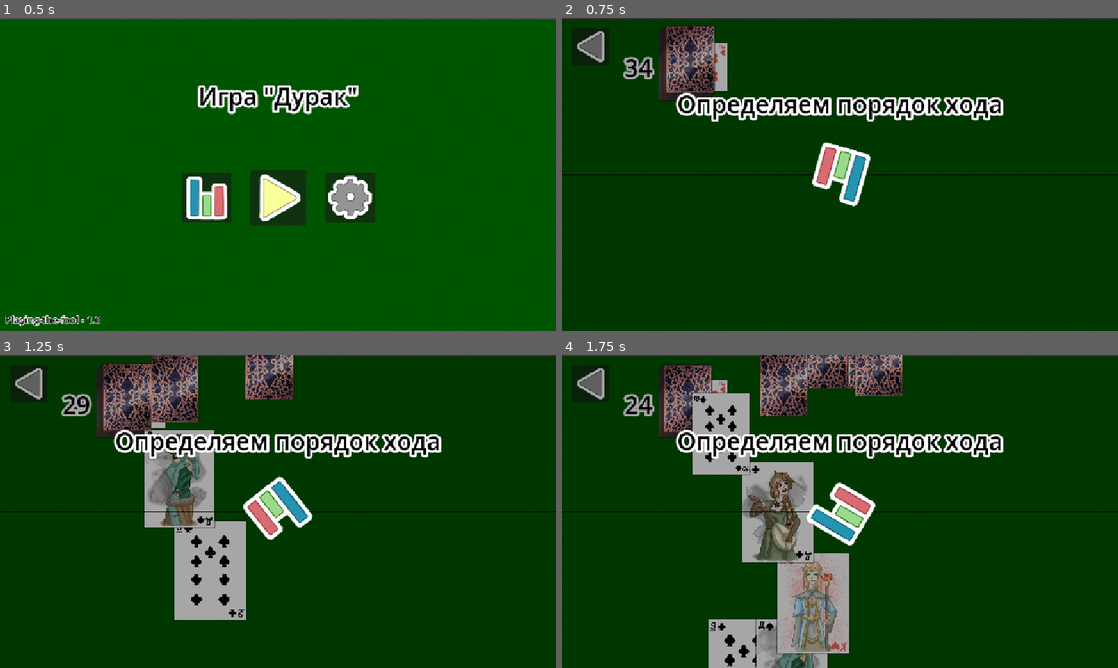
Above: before the commit, frames 1-4 (two rows, left to right).
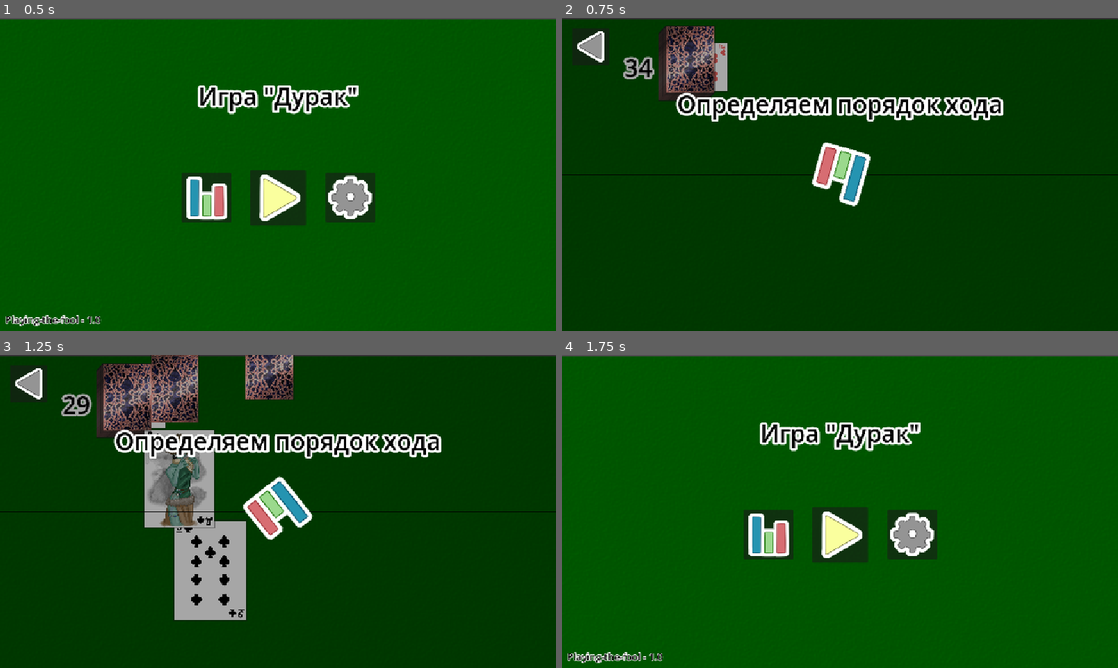
Above: after the commit, the same moments.

Repository: Yulya-S/Playing-the-fool
Game: Godot game, scene res://scenes/main.tscn
Same seed, same stepped clock (60 frames per second), same inputs: the game is played once before the commit and once after it.
Inputs (mouse positions are in pixels of both pictures, inside the frame that each line leads up to):
- Up to frame 1 (0.5 s): no input
- Up to frame 2 (0.75 s): click (840, 196) at 0.5 s
- Up to frame 3 (1.25 s): no input
- Up to frame 4 (1.75 s): click (589, 383) at 1.25 s

Frame 1 is identical in both runs. In frame 2, 0.3% of the frame differs, in the area x 2-8%, y 4-15%; in frame 3, 0.3%; in frame 4, 99%, in the area x 0-100%, y 0-100%.
Error in both runs: Invalid call. Nonexistent function 'store_json' in base 'Node (Global.gd)'. (res://scripts/main.gd:14)

Commit message:
Fixing a bug with a button

Diff:
--- a/playing-the-fool/scenes/pages/game.tscn
+++ b/playing-the-fool/scenes/pages/game.tscn
@@ -82,15 +82,6 @@
 offset_bottom = 648.0
 script = ExtResource("1_qlvyt")
 
-[node name="Button" type="Button" parent="."]
-layout_mode = 0
-offset_left = 20.0
-offset_top = 20.0
-offset_right = 148.0
-offset_bottom = 148.0
-scale = Vector2(0.6, 0.6)
-icon = ExtResource("3_773x0")
-
 [node name="Deck" type="Node2D" parent="."]
 position = Vector2(69, 102)
 script = ExtResource("1_773x0")
@@ -195,6 +186,15 @@
 &"": SubResource("AnimationLibrary_jl74o")
 }
 
-[connection signal="button_down" from="Button" to="." method="_on_window_button_down"]
+[node name="Button" type="Button" parent="."]
+layout_mode = 0
+offset_left = 20.0
+offset_top = 20.0
+offset_right = 148.0
+offset_bottom = 148.0
+scale = Vector2(0.6, 0.6)
+icon = ExtResource("3_773x0")
+
 [connection signal="timeout" from="Deck/Timer" to="Deck" method="_on_timer_timeout"]
 [connection signal="animation_finished" from="FirstMoveDetermination/Result/AnimationPlayer" to="FirstMoveDetermination/Arrow" method="_on_animation_player_animation_finished"]
+[connection signal="button_down" from="Button" to="." method="_on_window_button_down"]
